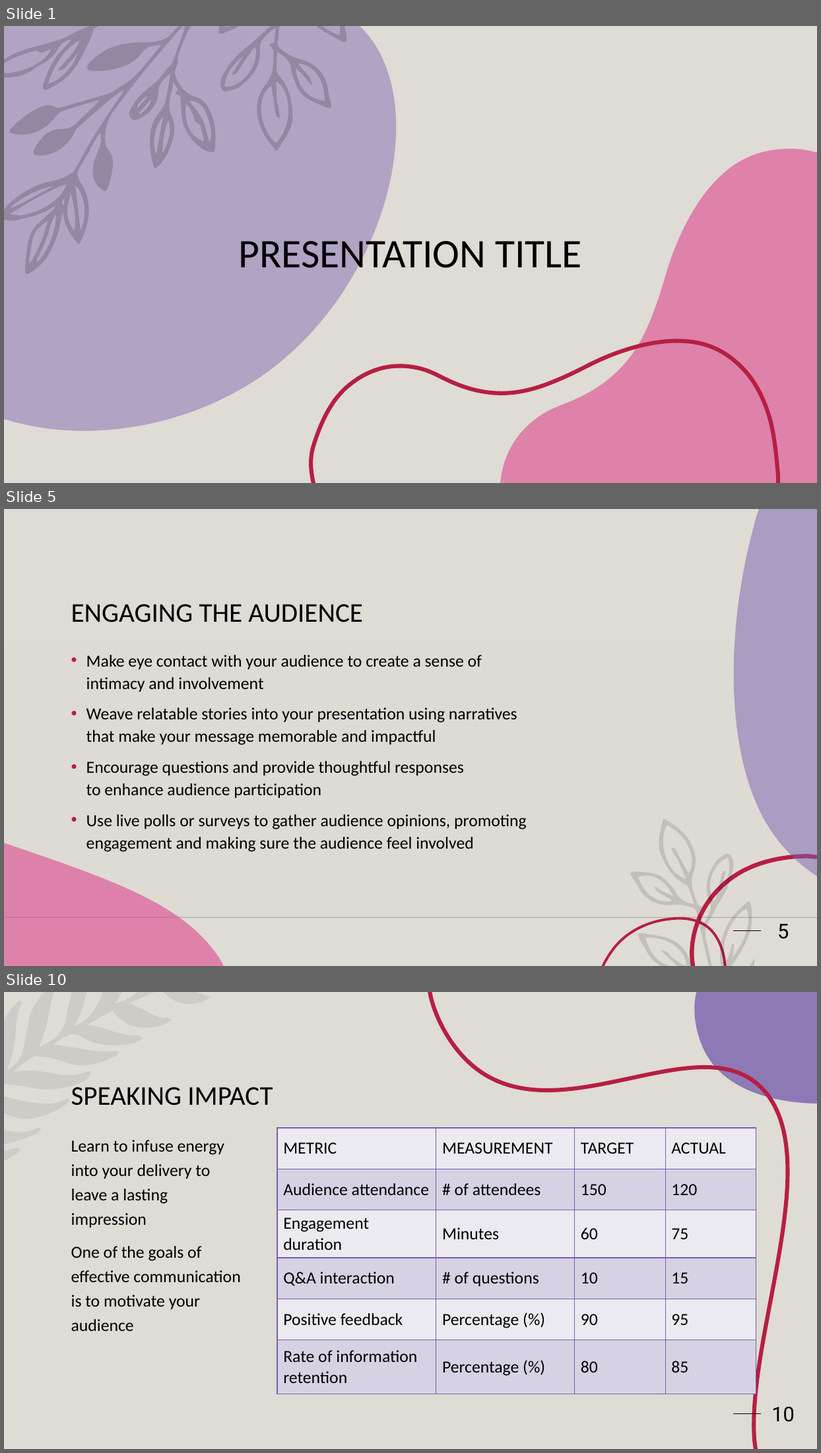
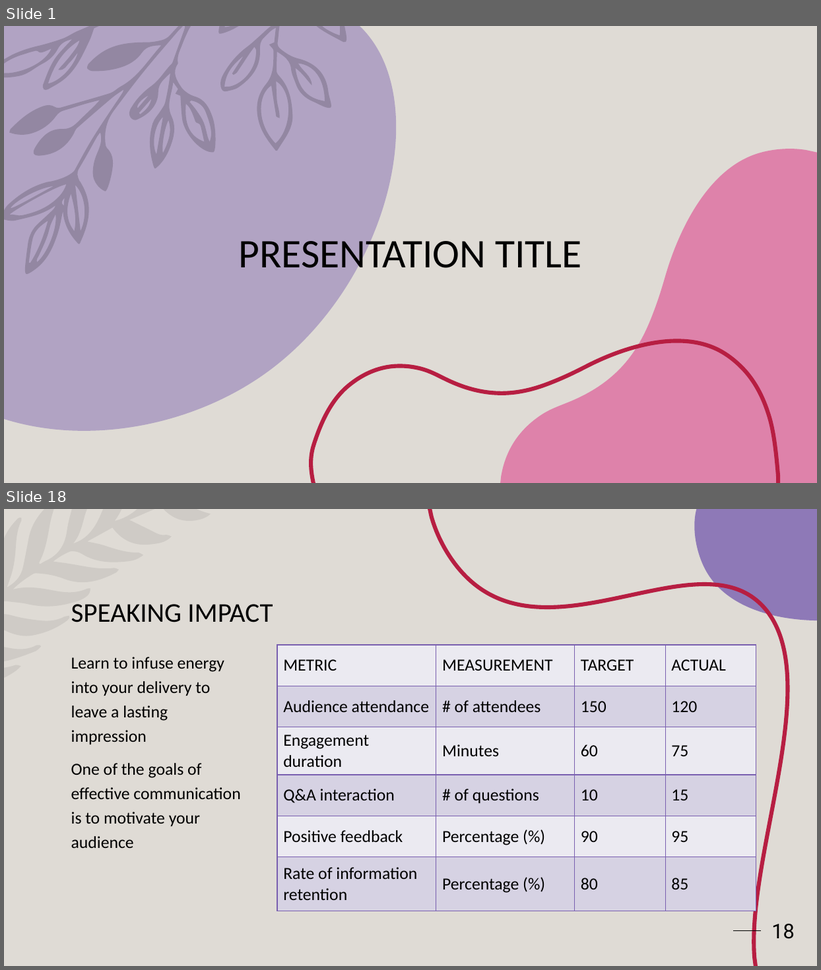
Before and after one commit to seli-hom/Unix-Final, a slide deck: Unix Presentation.pptx. Shown one above the other, each under a label of ours: slides 1, 5 and 10 before the commit, slides 1 and 18 after it; the slides between them are not shown. The pictures are 821x1453 and 821x970 pixels, drawn with LibreOffice and Linux fonts; fonts in the diff are those of the drawing; background and template pictures are left out. Boxes give left, top, right and bottom in pixels: in the first picture for what was removed or moved away, otherwise in the second. Text is boxed around its words. In the diff, an @@ line names an element or a change of style, - is before the commit and + after.

```diff
--- a/Unix Presentation.pptx
+++ b/Unix Presentation.pptx
@@ slide 5 removed at bbox=[4, 509, 817, 966], background #DFDBD5; not listed: 1 template element that a slide beside it also shows @@
@@ freeform shape removed at bbox=[734, 509, 817, 877] @@
@@ title removed at bbox=[71, 604, 363, 623] @@
-ENGAGING THE AUDIENCE
@@ rectangle removed at bbox=[4, 644, 817, 918] @@
@@ text removed at bbox=[86, 655, 527, 852] @@
-• Make eye contact with your audience to create a sense of intimacy and involvement
-• Weave relatable stories into your presentation using narratives that make your message memorable and impactful
-• Encourage questions and provide thoughtful responses to enhance audience participation
-• Use live polls or surveys to gather audience opinions, promoting engagement and making sure the audience feel involved
@@ freeform shape removed at bbox=[630, 819, 754, 966] @@
@@ freeform shape removed at bbox=[4, 843, 225, 966] @@
@@ freeform shape removed at bbox=[692, 857, 817, 966] @@
@@ line removed from (4, 918) to (817, 918) @@
@@ freeform shape removed at bbox=[603, 919, 725, 966] @@
@@ page number removed at bbox=[778, 924, 789, 939] @@
-5
@@ what was slide 10 is now slide 18 @@
@@ page number at bbox=[772, 924, 795, 939]: text changed @@
-10
+18
```
Also in this commit, not shown: 3 slides changed, 12 slides added, 4 other slides removed.
